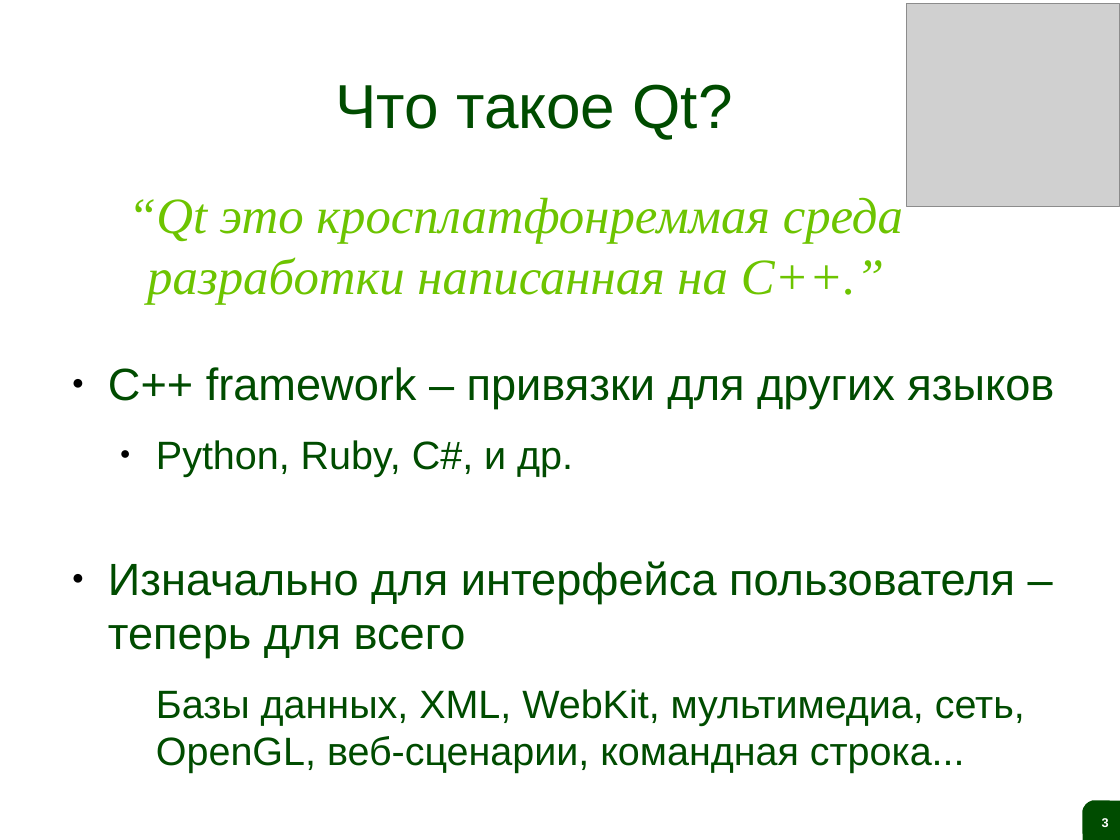
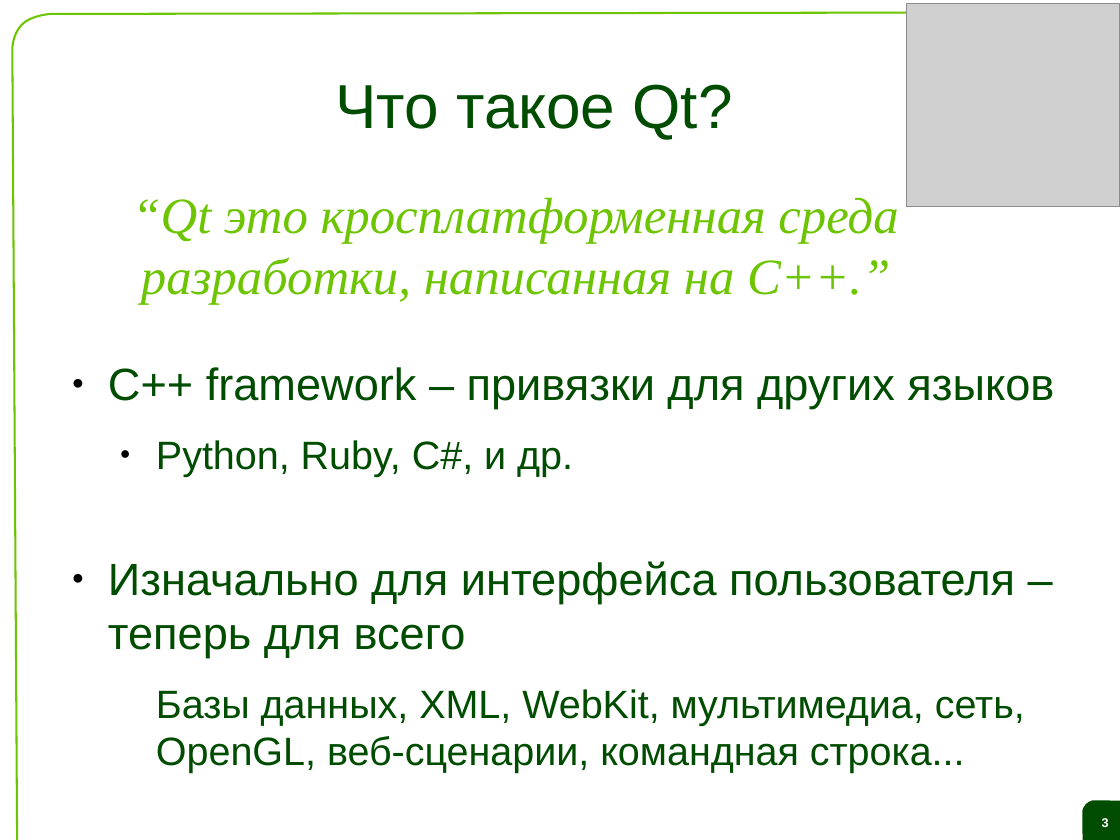
Before and after one commit to saa/qecm, a slide deck: slide 3 of Lectures and Exercises/L01 - The ideas behind Qt and a live demo/L1 Slides.odp. Drawn at 1120x840 pixels with LibreOffice and Linux fonts; fonts in the diff are those of the drawing; grey boxes stand for pictures; background and template pictures are left out. Boxes give left, top, right and bottom in pixels: in the first picture for what was removed or moved away, otherwise in the second. Text is boxed around its words. In the diff, an @@ line names an element or a change of style, - is before the commit and + after.

```diff
--- a/Lectures and Exercises/L01 - The ideas behind Qt and a live demo/L1 Slides.odp
+++ b/Lectures and Exercises/L01 - The ideas behind Qt and a live demo/L1 Slides.odp
@@ freeform shape added at [12, 12, 1120, 840], outline #6DC400 1.45 pt @@
@@ text at [132, 197, 898, 304]: text changed @@
-“Qt это кросплатфонреммая среда разработки написанная на C++.”
+“Qt это кросплатформенная среда разработки, написанная на C++.”
```
Also in this commit, not shown: 30 other slides changed, 1 other file.
